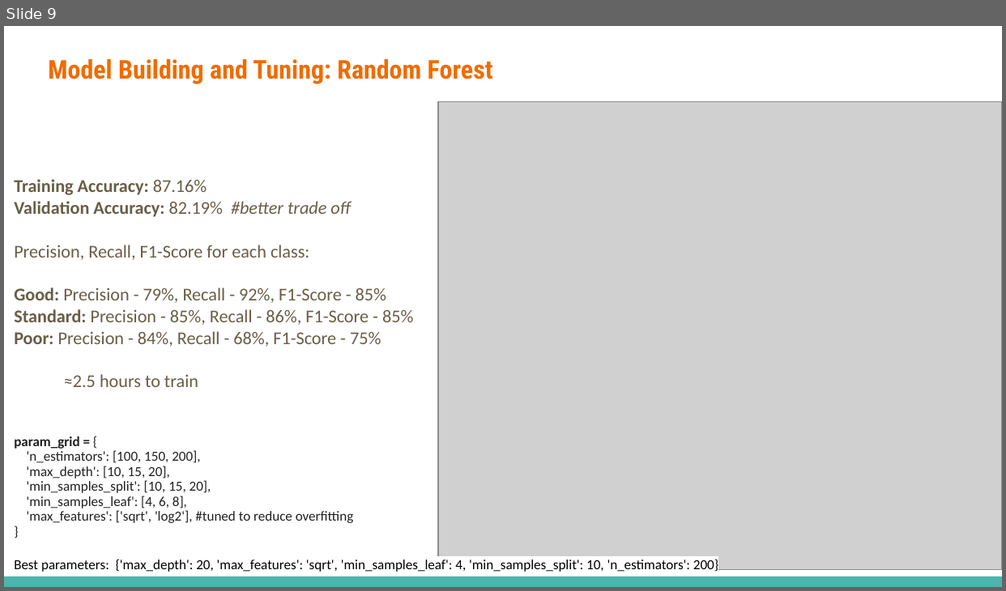
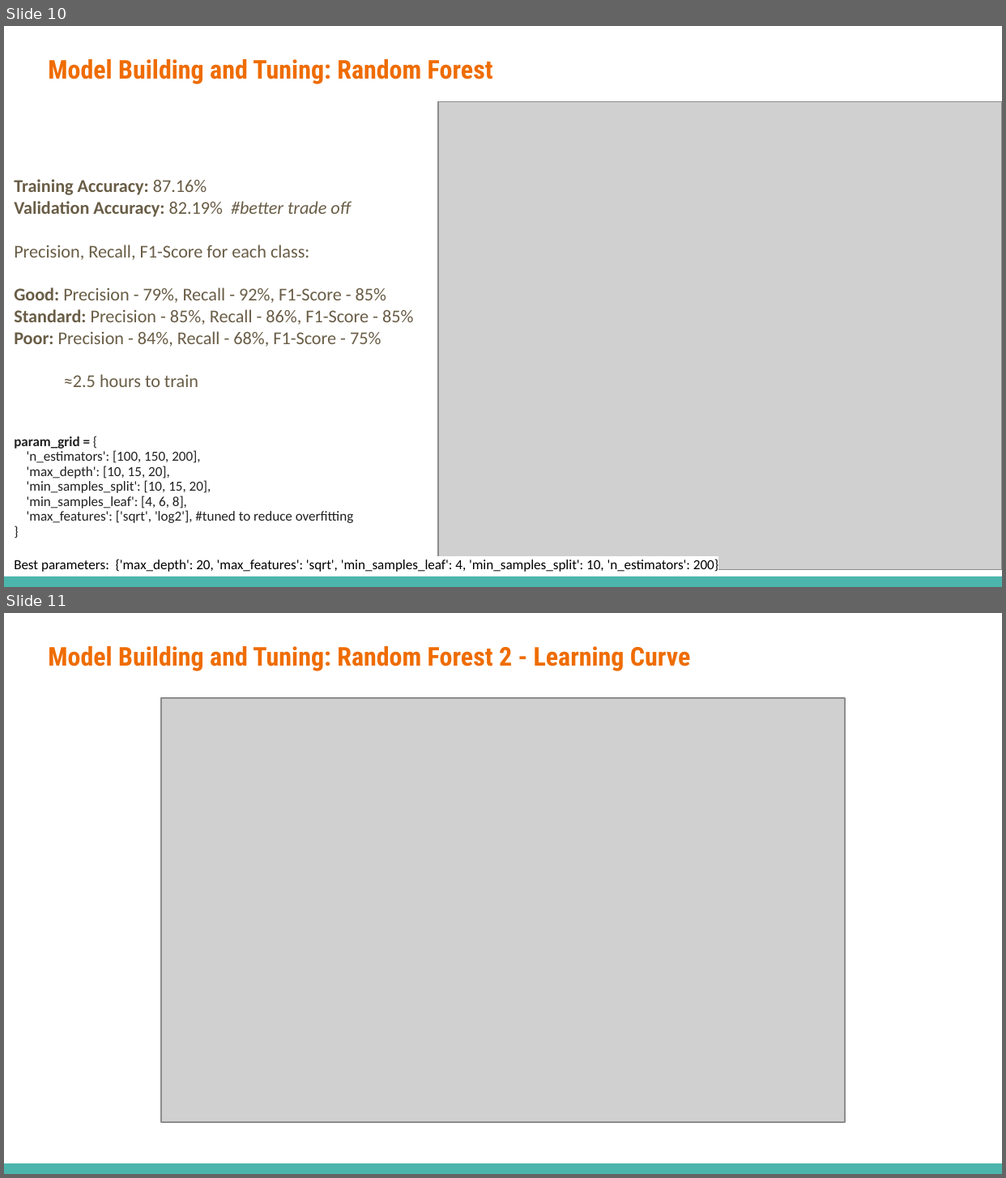
Before and after one commit to astronaut505/Credit-or-crisis, a slide deck: present.pptx. Shown one above the other, each under a label of ours: slide 9 before the commit, slides 10 and 11 after it. The pictures are 1006x591 and 1006x1178 pixels, drawn with LibreOffice and Linux fonts; fonts in the diff are those of the drawing; grey boxes stand for pictures. Boxes give left, top, right and bottom in pixels: in the first picture for what was removed or moved away, otherwise in the second. Text is boxed around its words. In the diff, an @@ line names an element or a change of style, - is before the commit and + after.

```diff
--- a/present.pptx
+++ b/present.pptx
@@ slide 11 added at (4,613,1002,1174), background #FFFFFF; not listed: 1 template element that a slide beside it also shows @@
@@ title added at (48,646,690,671), 18.7 pt, text #EF6C00, bold @@
+Model Building and Tuning: Random Forest 2 - Learning Curve
@@ picture added at (160,698,844,1122) @@
@@ what was slide 9 is now slide 10 @@
```
Also in this commit, not shown: 2 slides changed, 1 other slide added.
